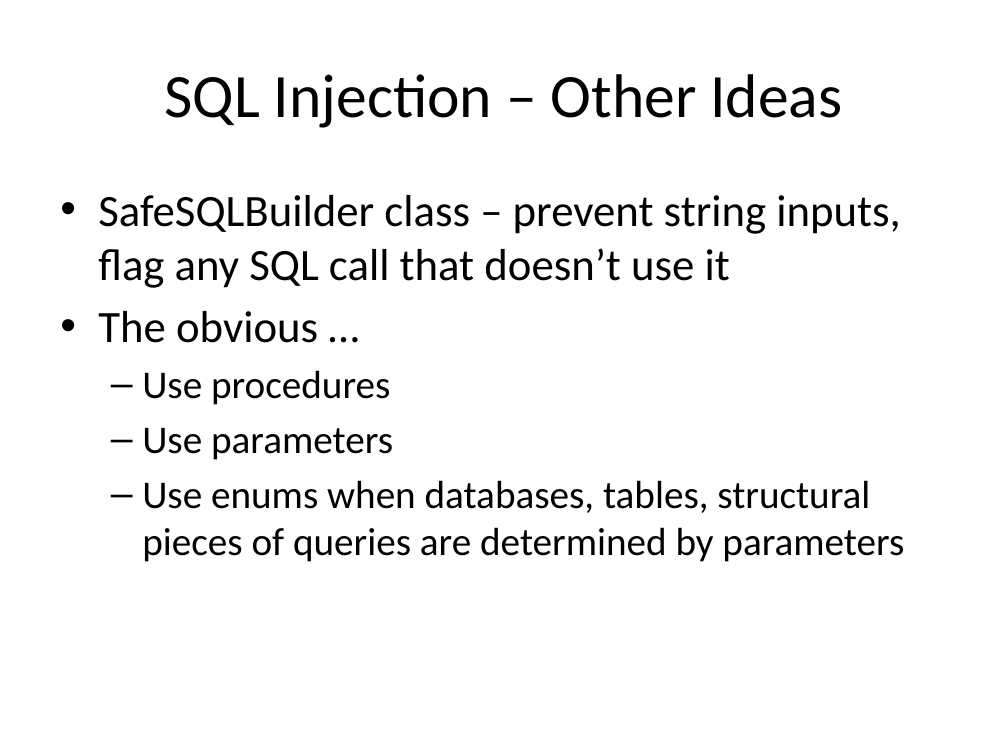
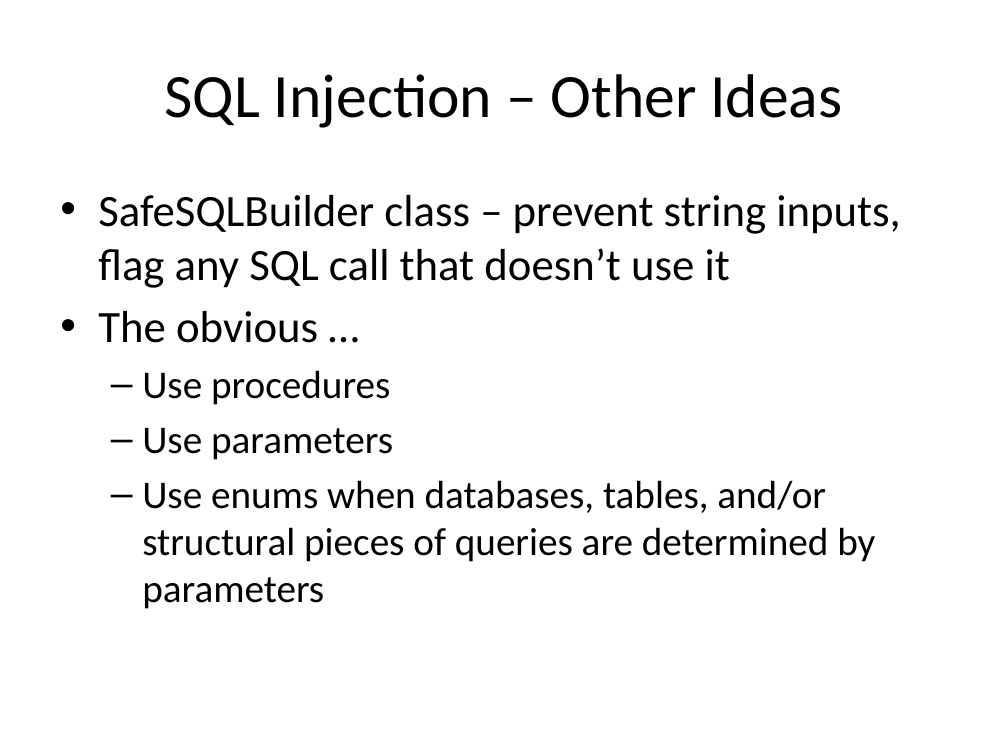
Before and after one commit to Chris-ScoutCorps/FxCop, a slide deck: slide 35 of FxCop.pptx. Drawn at 1008x756 pixels with LibreOffice and Linux fonts; fonts in the diff are those of the drawing; background and template pictures are left out. Boxes give left, top, right and bottom in pixels: in the first picture for what was removed or moved away, otherwise in the second. Text is boxed around its words. In the diff, an @@ line names an element or a change of style, - is before the commit and + after.

```diff
--- a/FxCop.pptx
+++ b/FxCop.pptx
@@ text at [142, 480, 875, 609]: text changed @@
-  – Use enums when databases, tables, structural pieces of queries are determined by parameters
+  – Use enums when databases, tables, and/or structural pieces of queries are determined by parameters
```
Also in this commit, not shown: 10 other slides changed, 1 other file.
